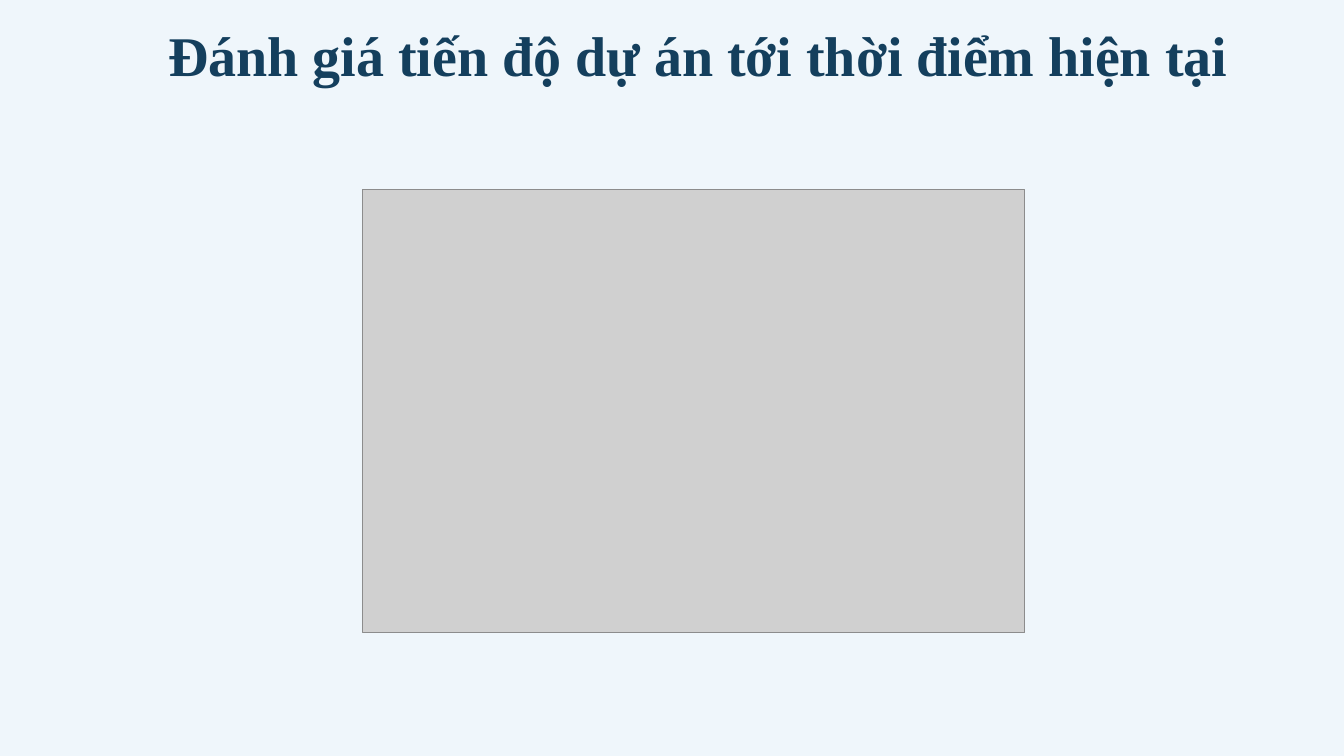
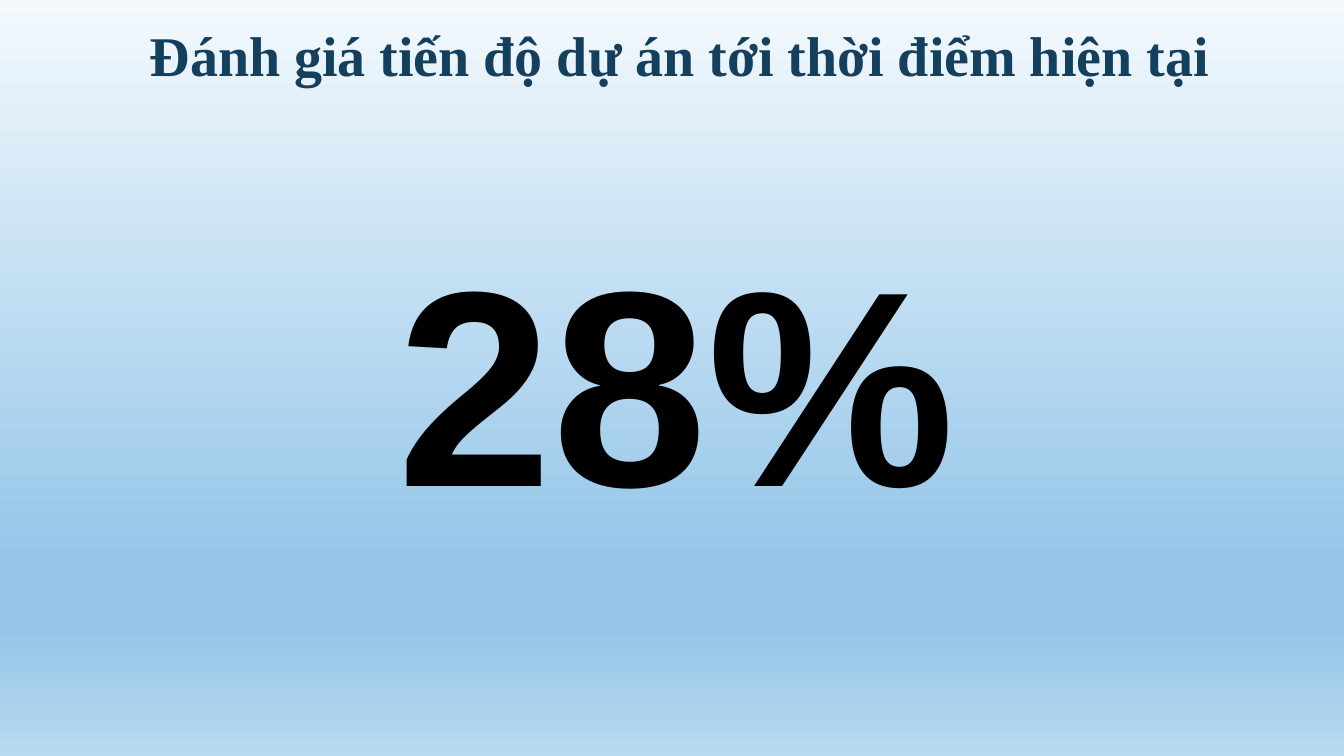
Before and after one commit to vubao98/Nhom-1, a slide deck: slide 17 of DELIVERABLES/Nghiệm thu đợt 1/NHOM1_QTDA.pptx. Drawn at 1344x756 pixels with LibreOffice and Linux fonts; fonts in the diff are those of the drawing; grey boxes stand for pictures. Boxes give left, top, right and bottom in pixels: in the first picture for what was removed or moved away, otherwise in the second. Text is boxed around its words. In the diff, an @@ line names an element or a change of style, - is before the commit and + after.

```diff
--- a/DELIVERABLES/Nghiệm thu đợt 1/NHOM1_QTDA.pptx
+++ b/DELIVERABLES/Nghiệm thu đợt 1/NHOM1_QTDA.pptx
@@ background #D0E6F5 at 32% opacity to gradient #F3F9FD to #95C6E9 to #B8D9F0 @@
@@ text "Đánh giá tiến độ dự ...": place and size @@
-text "Đánh giá tiến độ dự ..." at (168, 35, 1227, 87)
+text "Đánh giá tiến độ dự ..." at (150, 35, 1209, 87)
@@ picture removed at (363, 190, 1025, 633) @@
@@ text added at (397, 291, 954, 489), 199 pt, text #000000, bold @@
+28%
```
Also in this commit, not shown: 21 other slides changed, 2 slides added, 8 slides removed.
